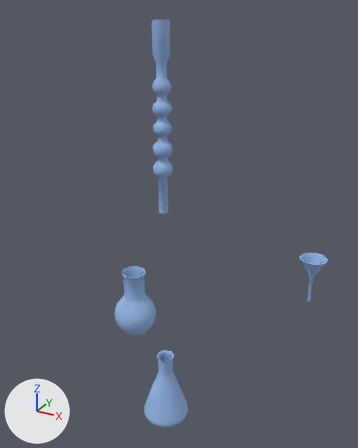
A saved change to the Blender file Assets/banka.blend.
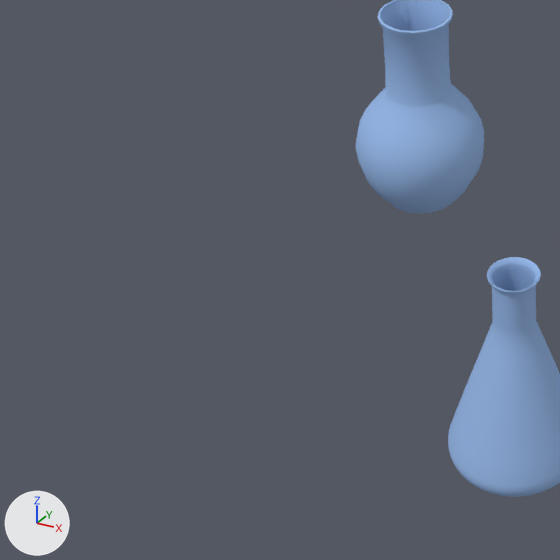
There are two pictures of each version: one whole from a camera (50 mm lens) standing at (0.711, -1.196, 1.282) and looking at (-0.031, 0.154, 0.607), one close up on the part from 0% to 50% of the width and 60% to 100% of the height. Every picture has the same lights, and +X, +Y and +Z are marked at lower left.

Objects in the first close-up: 'banka', 'banka_2'.
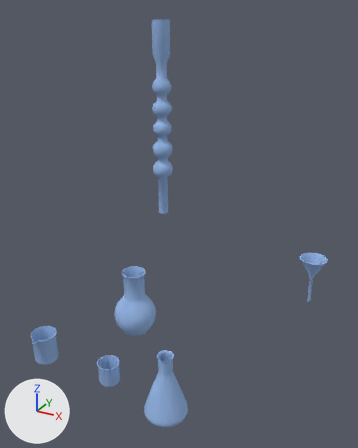
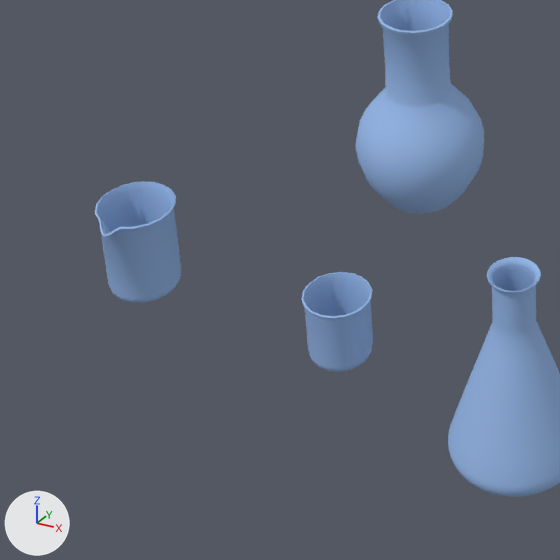
What differs and where, as boxes [x1, y1, x2, y2] in the close-ups (560 x 560 px):
'kadinka', added (blue): after [95, 181, 181, 303]
'nadobka', added (blue): after [301, 272, 373, 372]

Edits to the bpy script that builds the scene:
```text
Add me_nadobka:
    me_nadobka.from_pydata(...)  # 360 vertices, 288 faces; spans x -0.0428..0.0428, y -0.0422..0.0422, z -0.0415..0.0506
    me_nadobka.polygons.foreach_set('use_smooth', [True] * 288)
    me_nadobka.materials.append(mat_sklo)  # blue #98b8e7
Add me_kadinka:
    me_kadinka.from_pydata(...)  # 368 vertices, 290 faces; spans x -0.0509..0.0509, y -0.0594..0.0517, z -0.0583..0.0704
    me_kadinka.polygons.foreach_set('use_smooth', [True] * 290)
    me_kadinka.materials.append(mat_sklo)  # blue #98b8e7
Add ob_nadobka:
    ob_nadobka = bpy.data.objects.new('nadobka', me_nadobka)
    ob_nadobka.location = (-0.25, 0.0, 0.0)
Add ob_kadinka:
    ob_kadinka = bpy.data.objects.new('kadinka', me_kadinka)
    ob_kadinka.location = (-0.572, 0.0, 0.0)
```
